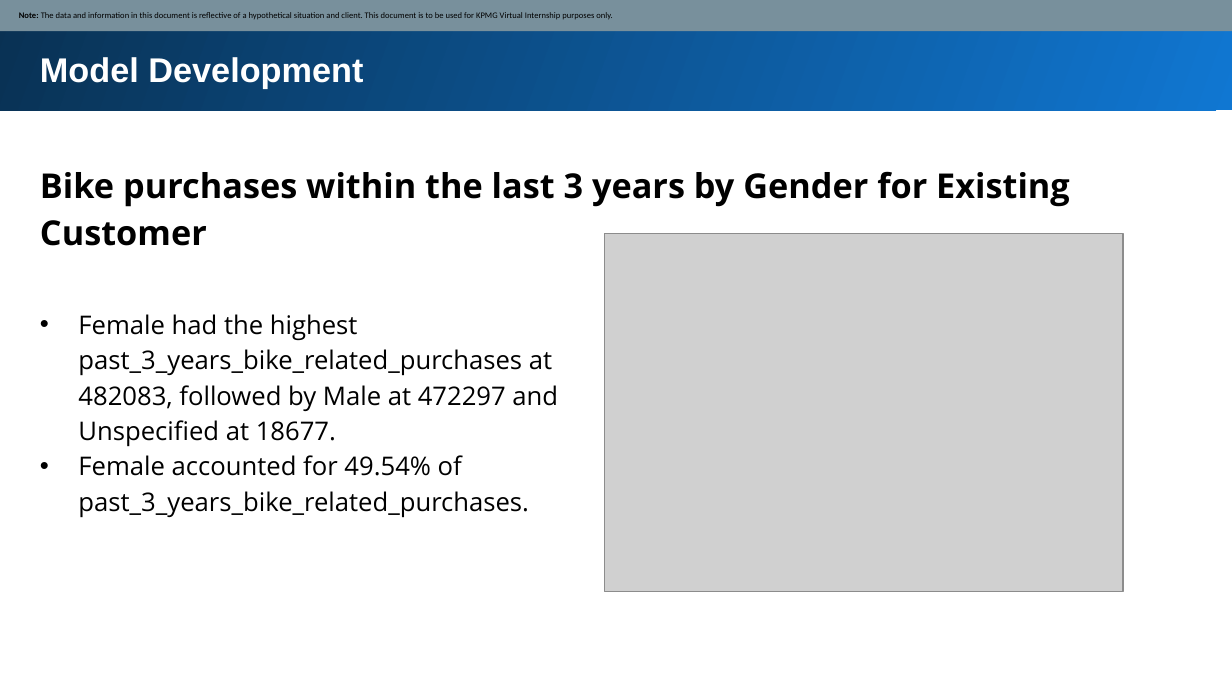
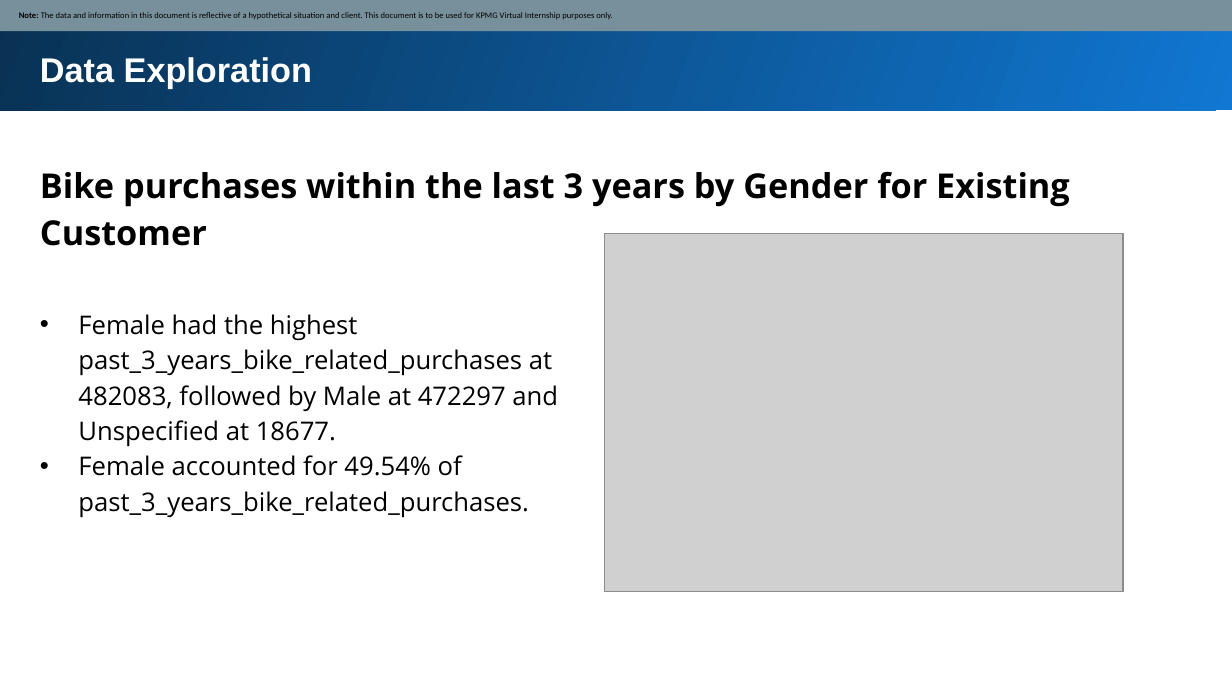
Before and after one commit to ShubhamGTiwari/KPMG_Virtual_Internship, a slide deck: slide 6 of KPMG_Task2/KPMG_Task2.pptx. Drawn at 1232x693 pixels with LibreOffice and Linux fonts; fonts in the diff are those of the drawing; grey boxes stand for pictures. Boxes give left, top, right and bottom in pixels: in the first picture for what was removed or moved away, otherwise in the second. Text is boxed around its words. In the diff, an @@ line names an element or a change of style, - is before the commit and + after.

```diff
--- a/KPMG_Task2/KPMG_Task2.pptx
+++ b/KPMG_Task2/KPMG_Task2.pptx
@@ text at (40, 57, 312, 88): text changed @@
-Model Development
+Data Exploration
```
Also in this commit, not shown: 12 other slides changed, 7 slides added, 1 other file.
